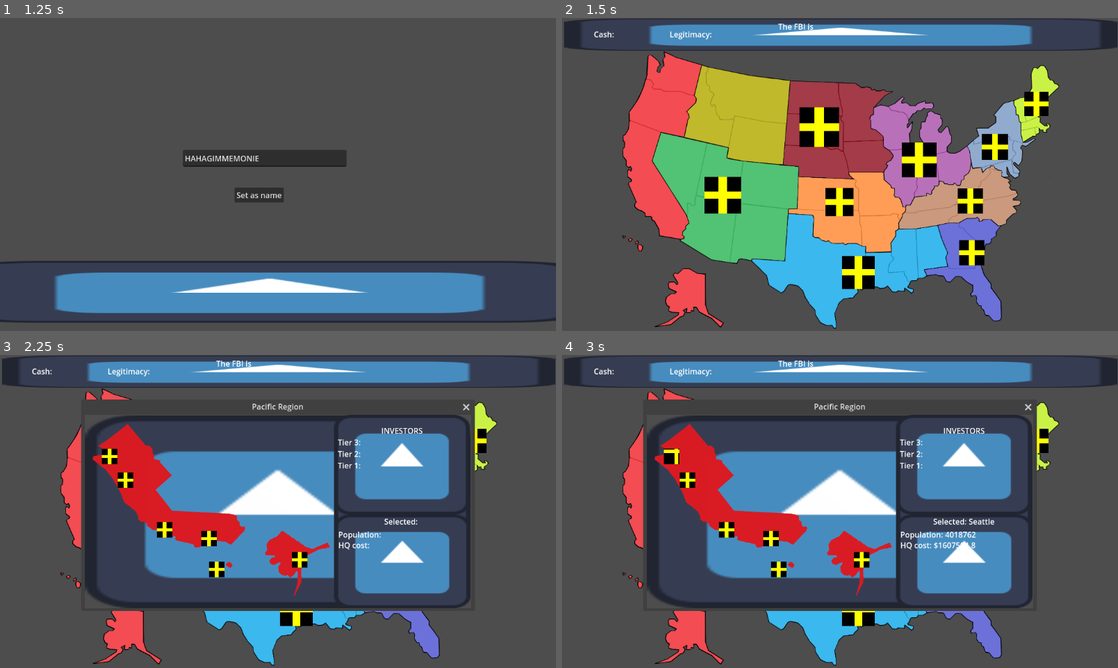
Above: before the commit, frames 1-4 (two rows, left to right).
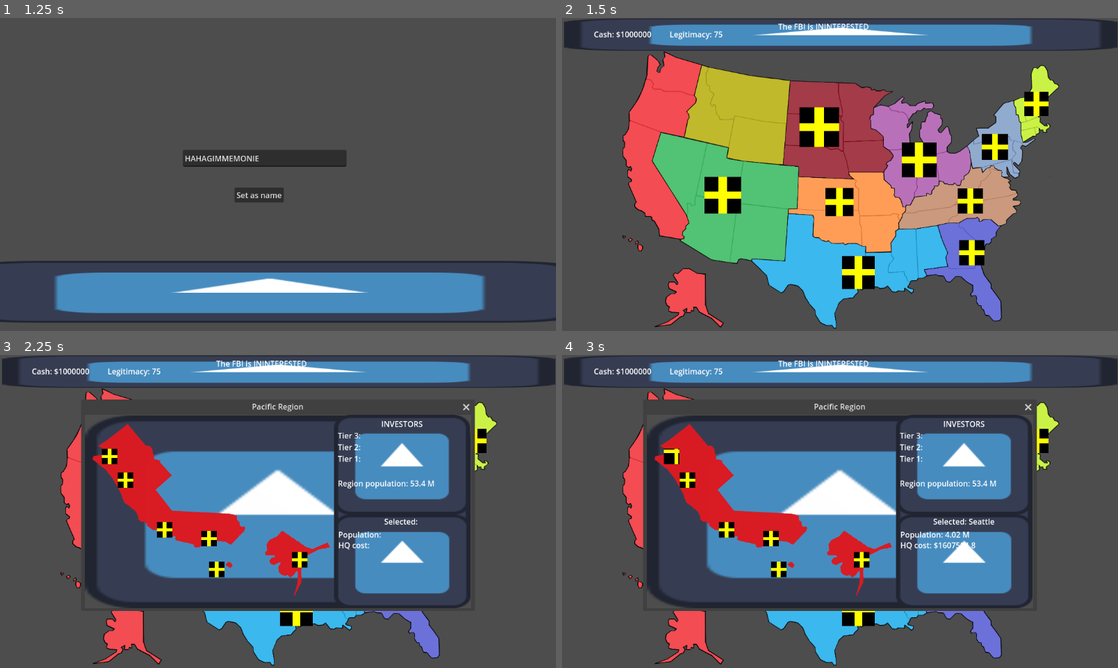
Above: after the commit, the same moments.

Repository: Baconsizzle1738/Pyramid-simulator-sim
Game: Godot game, scene res://Game_Scenes/Main_Menu.tscn
Same seed, same stepped clock (60 frames per second), same inputs: the game is played once before the commit and once after it. The engine's default icon, where the game draws it, is replaced by a stand-in: a white triangle on a blue panel in a dark square.
Inputs (mouse positions are in pixels of both pictures, inside the frame that each line leads up to):
- Up to frame 1 (1.25 s): click "Start" at 0.5 s
- Up to frame 2 (1.5 s): click "Set as name" at 1.25 s
- Up to frame 3 (2.25 s): tap Enter at 2 s; move the mouse to (88, 502) at 2.02 s; click (88, 502) at 2.17 s
- Up to frame 4 (3 s): click (673, 455) at 2.75 s

Frame 1 is identical in both runs. In frame 2, 0.2% of the frame differs, in the area x 9-56%, y 1-7%; in frame 3, 0.7%; in frame 4, 0.8%, in the area x 9-79%, y 1-59%.

Commit message:
Make numbers look nice

Diff:
--- a/Game_Scenes/Game_Map.tscn
+++ b/Game_Scenes/Game_Map.tscn
@@ -207,21 +207,21 @@
 offset_top = 22.0
 offset_right = 265.0
 offset_bottom = 45.0
-text = "Legitimacy:"
+text = "Legitimacy: 75"
 
 [node name="FBIsus" type="Label" parent="."]
 offset_left = 448.0
 offset_top = 6.0
 offset_right = 490.0
 offset_bottom = 29.0
-text = "The FBI is "
+text = "The FBI is ININTERESTED"
 
 [node name="Cash" type="Label" parent="."]
 offset_left = 66.0
 offset_top = 22.0
 offset_right = 108.0
 offset_bottom = 45.0
-text = "Cash:"
+text = "Cash: $1000000"
 
 [connection signal="close_requested" from="PacificWindow" to="." method="_on_pacific_window_close_requested"]
 [connection signal="close_requested" from="NorthernRockiesWindow" to="." method="_on_northern_rockies_window_close_requested"]
--- a/Game_Scenes/Popups/Pacific_Popup.tscn
+++ b/Game_Scenes/Popups/Pacific_Popup.tscn
@@ -140,9 +140,9 @@
 [node name="INVESTORS" type="Label" parent="Data"]
 layout_mode = 0
 offset_left = 614.0
-offset_top = 21.0
+offset_top = 7.0
 offset_right = 700.0
-offset_bottom = 44.0
+offset_bottom = 30.0
 text = "INVESTORS"
 horizontal_alignment = 1
 vertical_alignment = 1
@@ -158,6 +158,7 @@
 vertical_alignment = 1
 
 [node name="HQCost" type="Label" parent="Data"]
+layout_mode = 0
 offset_left = 525.0
 offset_top = 258.0
 offset_right = 790.0
@@ -175,25 +176,36 @@
 vertical_alignment = 1
 
 [node name="Tier3Invest" type="Label" parent="Data"]
-offset_left = 524.0
-offset_top = 45.0
-offset_right = 789.0
-offset_bottom = 68.0
+layout_mode = 0
+offset_left = 524.0
+offset_top = 31.0
+offset_right = 789.0
+offset_bottom = 54.0
 text = "Tier 3:"
 vertical_alignment = 1
 
 [node name="Tier2Invest" type="Label" parent="Data"]
-offset_left = 524.0
-offset_top = 69.0
-offset_right = 789.0
-offset_bottom = 92.0
+layout_mode = 0
+offset_left = 524.0
+offset_top = 55.0
+offset_right = 789.0
+offset_bottom = 78.0
 text = "Tier 2:"
 vertical_alignment = 1
 
+[node name="RegionPopulation" type="Label" parent="Data"]
+offset_left = 524.0
+offset_top = 130.0
+offset_right = 789.0
+offset_bottom = 153.0
+text = "Region Population:"
+vertical_alignment = 1
+
 [node name="Tier1Invest" type="Label" parent="Data"]
-offset_left = 524.0
-offset_top = 93.0
-offset_right = 789.0
-offset_bottom = 116.0
+layout_mode = 0
+offset_left = 524.0
+offset_top = 79.0
+offset_right = 789.0
+offset_bottom = 102.0
 text = "Tier 1:"
 vertical_alignment = 1
--- a/Scripts/Game_Data.gd
+++ b/Scripts/Game_Data.gd
@@ -25,3 +25,25 @@
 #process game tick
 func tick(delta):
 	pass
+
+
+
+# basic functions
+
+#convert large numbers ex 1142000 -> 1.14M
+func numSuffix(num) -> String:
+	if num >= 1000000000: #billion
+		num /= 10000000.0
+		num = round(num)
+		num /= 100.0
+		return str(num)+" B"
+	if num >= 1000000: #million
+		num /= 10000.0
+		num = round(num)
+		num /= 100.0
+		return str(num)+" M"
+	if num >= 10000: #thousansk, only over 10 k
+		num /= 1000.0
+		num = round(num)
+		return str(num)+" k"
+	return str(num)
--- a/Scripts/Popup_Scripts/Pacific_Popup.gd
+++ b/Scripts/Popup_Scripts/Pacific_Popup.gd
@@ -3,6 +3,7 @@
 # Called when the node enters the scene tree for the first time.
 func _ready():
 	regionPopulation = 53400000
+	$Data/RegionPopulation.text = "Region population: "+GameData.numSuffix(regionPopulation)
 	#BaseInvestGrowth = 0.0000003 * regionPopulation
 	for i in group.get_buttons():
 		i.connect("pressed", button_pressed) #connect all buttons to the buttons_pressed() func
@@ -10,7 +11,7 @@
 func button_pressed():
 	print(group.get_pressed_button().get_name())
 	$Data/SelectedCity.text = "Selected: "+group.get_pressed_button().get_name()
-	$Data/Population.text = "Population: "+str(group.get_pressed_button().population)
+	$Data/Population.text = "Population: "+GameData.numSuffix(group.get_pressed_button().population)
 	$Data/HQCost.text = "HQ cost: $"+str(group.get_pressed_button().HQBaseCost)
 
 # Called to update region data
@@ -36,6 +37,6 @@
 	var TotalCashGenerated = grow3*GameData.Tier3Worth + grow2*GameData.Tier2Worth + grow1*GameData.Tier1Worth
 	GameData.cash += TotalCashGenerated
 
-	$Data/Tier3Invest.text = "Tier 3: "+str(int(Tier3))
-	$Data/Tier2Invest.text = "Tier 2: "+str(int(Tier2))
-	$Data/Tier1Invest.text = "Tier 1: "+str(int(Tier1))
+	$Data/Tier3Invest.text = "Tier 3: "+GameData.numSuffix(int(Tier3))
+	$Data/Tier2Invest.text = "Tier 2: "+GameData.numSuffix(int(Tier2))
+	$Data/Tier1Invest.text = "Tier 1: "+GameData.numSuffix(int(Tier1))
Not shown: 1 places in Game_Scenes/Game_Map.tscn that only renumber resources
